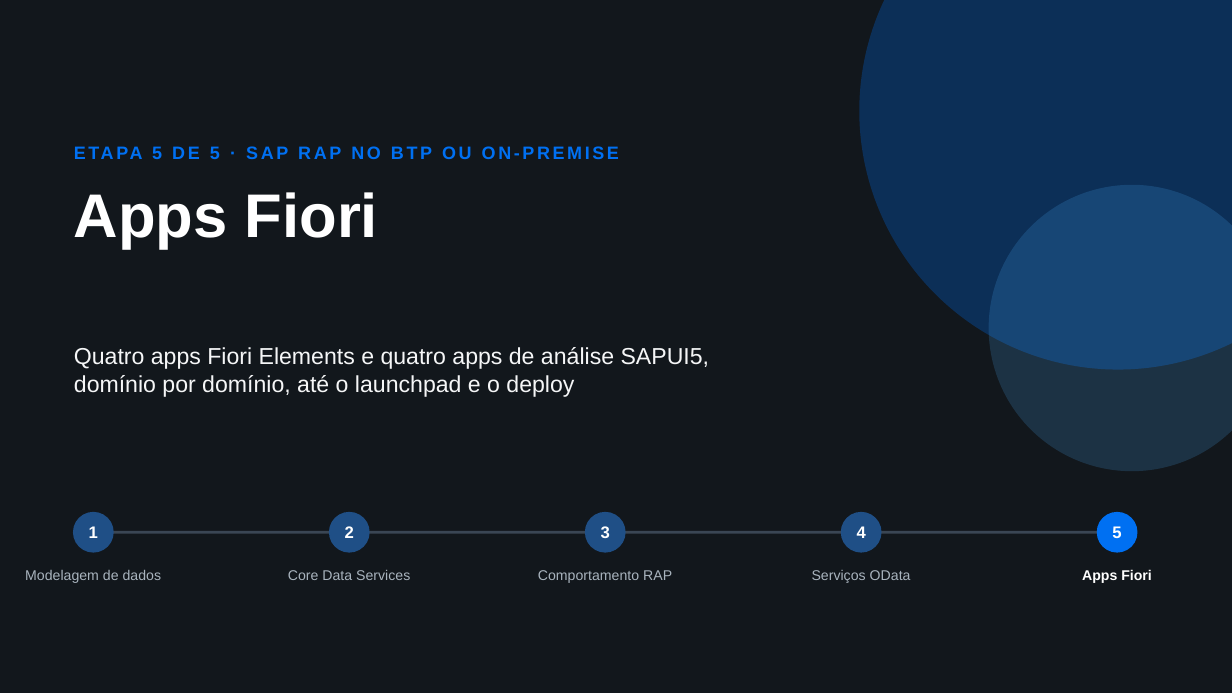
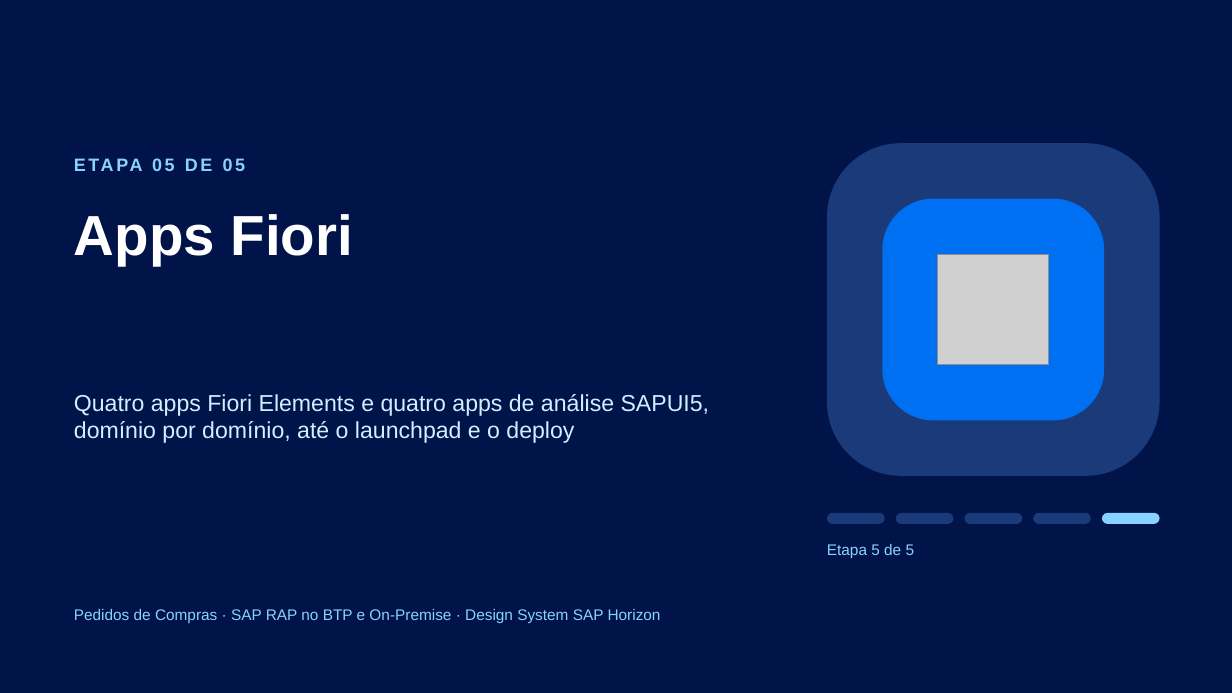
Before and after one commit to AdrianoBispo/sap-abap-rap-pedidos-de-compras-app, a slide deck: slide 1 of docs/apresentacoes/05-apps-fiori.pptx. Drawn at 1232x693 pixels with LibreOffice and Linux fonts; fonts in the diff are those of the drawing; grey boxes stand for pictures. Boxes give left, top, right and bottom in pixels: in the first picture for what was removed or moved away, otherwise in the second. Text is boxed around its words. In the diff, an @@ line names an element or a change of style, - is before the commit and + after.

```diff
--- a/docs/apresentacoes/05-apps-fiori.pptx
+++ b/docs/apresentacoes/05-apps-fiori.pptx
@@ background #12171C to #00144A @@
@@ ellipse removed at [860, 0, 1232, 370] @@
@@ text at [152, 146, 220, 159]: text changed; text colour #0070F2 to #89D1FF @@
-ETAPA 5 DE 5 · SAP RAP NO BTP OU ON-PREMISE
+ETAPA 05 DE 05
@@ rounded rectangle added at [827, 143, 1160, 476], fill #1B3A7A @@
@@ title "Apps Fiori": place and size @@
-title "Apps Fiori" at [74, 192, 378, 248]
+title "Apps Fiori" at [74, 214, 353, 265]
@@ title "Apps Fiori" at [74, 214, 353, 265]: size 48 to 44 pt @@
@@ rounded rectangle added at [883, 199, 1104, 421], fill #0070F2 @@
@@ ellipse removed at [989, 185, 1232, 471] @@
@@ picture added at [938, 254, 1049, 365] @@
@@ text "Quatro apps Fiori Elements e ...": place and size @@
-text "Quatro apps Fiori Elements e ..." at [74, 347, 710, 397]
+text "Quatro apps Fiori Elements e ..." at [74, 394, 710, 443]
@@ text "Quatro apps Fiori Elements e ..." at [74, 394, 710, 443]: text colour #F5F6F7 to #D1EFFF @@
@@ ellipse removed at [74, 513, 113, 552] @@
-1
@@ line removed from (93, 532) to (1117, 532) @@
@@ ellipse removed at [330, 513, 369, 552] @@
-2
@@ ellipse removed at [586, 513, 625, 552] @@
-3
@@ rounded rectangle added at [827, 513, 884, 524], fill #1B3A7A @@
@@ ellipse removed at [842, 513, 881, 552] @@
-4
@@ rounded rectangle added at [896, 513, 953, 524], fill #1B3A7A @@
@@ rounded rectangle added at [965, 513, 1022, 524], fill #1B3A7A @@
@@ rounded rectangle added at [1033, 513, 1091, 524], fill #1B3A7A @@
@@ ellipse removed at [1098, 513, 1137, 552] @@
-5
@@ rounded rectangle added at [1103, 513, 1160, 524], fill #89D1FF @@
@@ text added at [827, 544, 915, 558], 12 pt, text #89D1FF @@
+Etapa 5 de 5
@@ text removed at [1082, 569, 1152, 583] @@
-Apps Fiori
@@ text removed at [25, 570, 162, 583] @@
-Modelagem de dados
@@ text removed at [288, 570, 410, 580] @@
-Core Data Services
@@ text removed at [538, 570, 672, 583] @@
-Comportamento RAP
@@ text removed at [812, 570, 911, 583] @@
-Serviços OData
@@ text added at [74, 609, 661, 623], 12 pt, text #89D1FF @@
+Pedidos de Compras · SAP RAP no BTP e On-Premise · Design System SAP Horizon
```
Also in this commit, not shown: 8 other slides changed, 4 other files.
